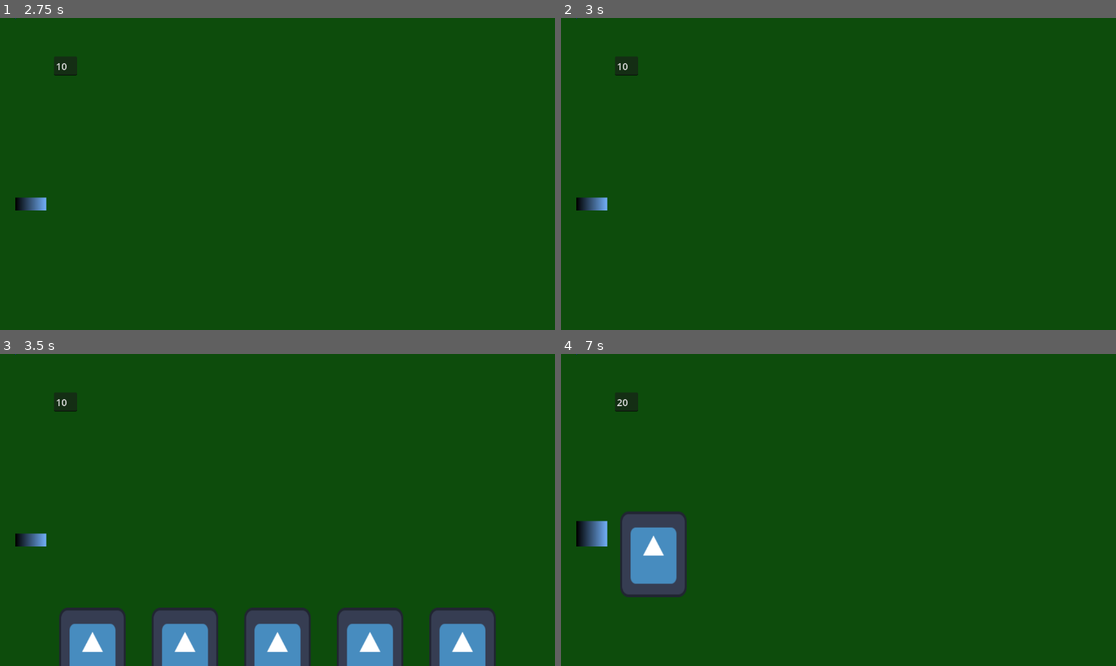
Above: before the commit, frames 1-4 (two rows, left to right).
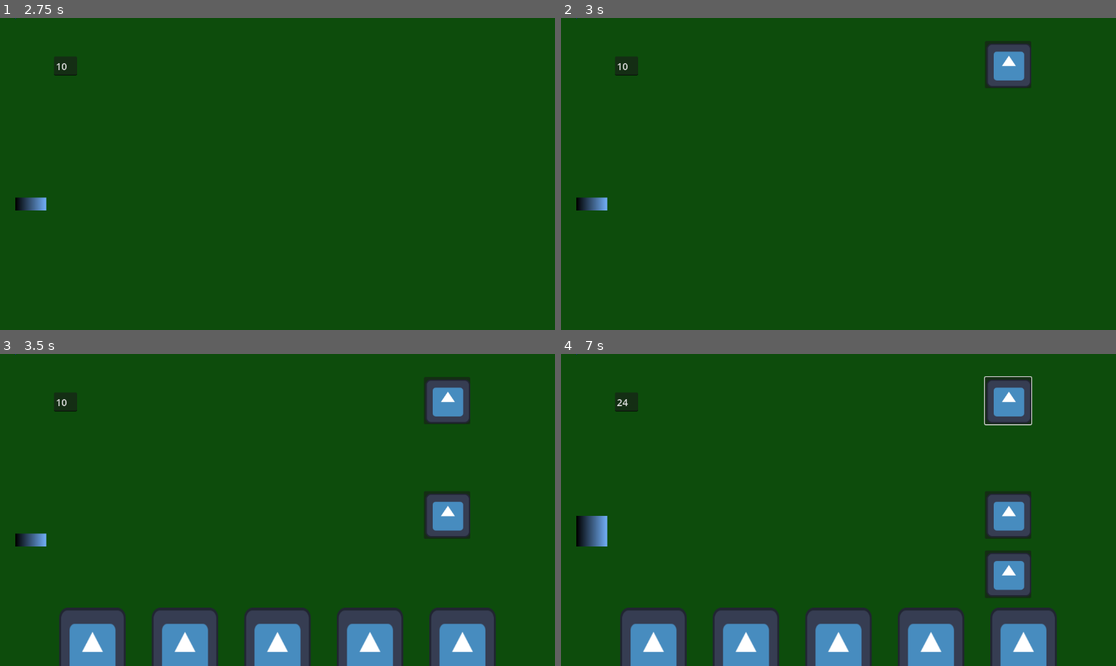
Above: after the commit, the same moments.

Repository: Beltenebr0s/LevelUpGameJam2024
Game: Godot game, scene res://escenas/menu_principal.tscn
The game is run twice, just before and just after one commit, with the same random seed, the same clock (stepped at 60 frames per second) and the same inputs. The engine's default icon, where the game draws it, is replaced by a stand-in: a white triangle on a blue panel in a dark square.
Inputs (mouse positions are in pixels of both pictures, inside the frame that each line leads up to):
- Up to frame 1 (2.75 s): click "Título del juego" at 0.5 s; click "JUGAR" at 1.25 s; click "start game" at 2 s
- Up to frame 2 (3 s): tap Enter at 2.75 s; move the mouse to (960, 158) at 2.77 s; tap 7 (Desbloquear Caballero, bound only after the commit) at 2.85 s
- Up to frame 3 (3.5 s): tap 9 (Desbloquear Cirujano, bound only after the commit) at 3.05 s
- Up to frame 4 (7 s): click (655, 650) at 3.52 s; click (1010, 400) at 4.27 s; click (1010, 400) at 5.02 s; click (1010, 400) at 5.77 s; tap Space at 6.5 s; move the mouse to (727, 525) at 6.52 s; tap 9 (Desbloquear Cirujano, bound only after the commit) at 6.6 s; tap 0 (Desbloquear Sacerdote, bound only after the commit) at 6.8 s

Frame 1 is identical in both runs. In frame 2, 1.2% of the frame differs, in the area x 76-85%, y 7-23%; in frame 3, 2.5%; in frame 4, 18%, in the area x 2-90%, y 7-100%.

Commit message:
mulligan y pasivas funcionales

Diff:
--- a/escenas/mazo_cartas.tscn
+++ b/escenas/mazo_cartas.tscn
@@ -100,6 +100,7 @@
 [node name="Carta15" parent="." instance=ExtResource("2_y5ux8")]
 titulo = "El cirujano"
 descripcion = "Los pacientes del cirujano están paranoicos, acuden a él por nimiedades. Ha deicidido que les dará motivos para contratar sus servicios."
+tipo = 2
 desbloquea_pasiva = true
 requisitos = 30
 valor = -30
@@ -110,6 +111,7 @@
 descripcion = "La casa del vigil ha ardido, calcinando a toda su familia. No sabe quién ha sido, pero piensa vengarse y prender fuego a todo lo que pueda.
 
 "
+tipo = 1
 desbloquea_pasiva = true
 requisitos = 50
 valor = -20
@@ -118,6 +120,7 @@
 [node name="Carta17" parent="." instance=ExtResource("2_y5ux8")]
 titulo = "El sacerdote"
 descripcion = "Puede que aún no tengas poder para invocar a tu dios, pero algún demonio menor puede atraer al sacerdote a tu causa."
+tipo = 3
 desbloquea_pasiva = true
 requisitos = 20
 valor = -10
--- a/escenas/pasivas_ui.tscn
+++ b/escenas/pasivas_ui.tscn
@@ -59,6 +59,8 @@
 [node name="TextEdit" parent="Sacerdote/descripcion" index="0"]
 text = "El sacerdote ligó con el demonio que invocaste. Juntos, hacen un ritual que te permite robar otra mano de cartas sin perder el turno (click para activar)."
 
+[connection signal="pressed" from="Sacerdote" to="." method="_on_carta_pasiva_4_pressed"]
+
 [editable path="Caballero"]
 [editable path="Vigil"]
 [editable path="Cirujano"]
--- a/project.godot
+++ b/project.godot
@@ -19,6 +19,29 @@
 
 Global="*res://escenas/global.tscn"
 
+[input]
+
+"Desbloquear Caballero"={
+"deadzone": 0.5,
+"events": [Object(InputEventKey,"resource_local_to_scene":false,"resource_name":"","device":-1,"window_id":0,"alt_pressed":false,"shift_pressed":false,"ctrl_pressed":false,"meta_pressed":false,"pressed":false,"keycode":0,"physical_keycode":55,"key_label":0,"unicode":55,"echo":false,"script":null)
+]
+}
+"Desbloquear Vigil"={
+"deadzone": 0.5,
+"events": [Object(InputEventKey,"resource_local_to_scene":false,"resource_name":"","device":-1,"window_id":0,"alt_pressed":false,"shift_pressed":false,"ctrl_pressed":false,"meta_pressed":false,"pressed":false,"keycode":0,"physical_keycode":56,"key_label":0,"unicode":56,"echo":false,"script":null)
+]
+}
+"Desbloquear Cirujano"={
+"deadzone": 0.5,
+"events": [Object(InputEventKey,"resource_local_to_scene":false,"resource_name":"","device":-1,"window_id":0,"alt_pressed":false,"shift_pressed":false,"ctrl_pressed":false,"meta_pressed":false,"pressed":false,"keycode":0,"physical_keycode":57,"key_label":0,"unicode":57,"echo":false,"script":null)
+]
+}
+"Desbloquear Sacerdote"={
+"deadzone": 0.5,
+"events": [Object(InputEventKey,"resource_local_to_scene":false,"resource_name":"","device":-1,"window_id":0,"alt_pressed":false,"shift_pressed":false,"ctrl_pressed":false,"meta_pressed":false,"pressed":false,"keycode":0,"physical_keycode":48,"key_label":0,"unicode":48,"echo":false,"script":null)
+]
+}
+
 [rendering]
 
 renderer/rendering_method="gl_compatibility"
--- a/scripts/Carta.gd
+++ b/scripts/Carta.gd
@@ -1,7 +1,7 @@
 extends Sprite2D
 class_name Carta
 
-enum TipoCarta { NORMAL, FUEGO, PESTE }
+enum TipoCarta { CABALLERO, VIGIL, CIRUJANO, SACERDOTE }
 
 @export var titulo : String
 @export_multiline var descripcion : String
@@ -19,7 +19,7 @@
 	self.carta_usada = false
 
 func jugar():
-	# self.carta_usada = true # Descomentar esto cuando tengamos cartas de verdad para que no se repitan en el mazo
+	self.carta_usada = true
 	jugar_carta.emit(self)
 
 func es_jugable(nivel_locura : int, b_ia : bool):
--- a/scripts/card_ui.gd
+++ b/scripts/card_ui.gd
@@ -1,6 +1,7 @@
 extends Control
 
 @onready var cartas = []
+@onready var mano_lista = false
 
 func _ready():
 	cartas = get_children()
@@ -12,6 +13,7 @@
 		cartas[i].set_carta(mano[i])
 	await get_tree().create_timer(1.0).timeout
 	mostrar_cartas()
+	mano_lista = true
 
 func mostrar_cartas():
 	for i in cartas:
@@ -20,5 +22,6 @@
 func ocultar_cartas(no_jugadas : bool):
 	# false para ocultar todas las cartas
 	# true para ocultar solo las no jugadas
+	mano_lista = false
 	for i in cartas:
 		i.ocultar_carta(no_jugadas)
--- a/scripts/game_controller.gd
+++ b/scripts/game_controller.gd
@@ -4,14 +4,26 @@
 var ai_selected_card = null
 var n_max_jugadas = 6
 var n_jugada = 0
+var mulligan_usado = false
 @onready var mazo_jugador = $Board/MazoCartas
 @onready var mazo_ia = $Board/MazoCartasIA
 @onready var mano_ui = $cartasUI
 @onready var medidor_locura = $medidor_locura
 @onready var pasivas_ui = $pasivasUI
 func _ready():
+	pasivas_ui.mulligan.connect(mulligan)
 	mazo_jugador.carta_seleccionada.connect(seleccionar_carta)
 	inicar_juego()
+
+func _process(delta):
+	if Input.is_action_just_pressed("Desbloquear Caballero"):
+		pasivas_ui.activar(0)
+	if Input.is_action_just_pressed("Desbloquear Vigil"):
+		pasivas_ui.activar(1)
+	if Input.is_action_just_pressed("Desbloquear Cirujano"):
+		pasivas_ui.activar(2)
+	if Input.is_action_just_pressed("Desbloquear Sacerdote"):
+		pasivas_ui.activar(3)
 
 func inicar_juego():
 	pasivas_ui.desactivar(-1)
@@ -23,6 +35,7 @@
 
 func jugar_turno():
 	print("Nuevo turno: ", n_jugada)
+	mulligan_usado = false
 	crear_manos()
 	print("Mano del jugador:")
 	mazo_jugador.debug_print_valor_medio(mazo_jugador.mano)
@@ -54,7 +67,10 @@
 	# 3. Aplicar efectos normales
 	var valor_carta = selected_card.valor
 	print("		-- Comprobando si está activada la pasiva correspondiente: ", selected_card.tipo)
-	if pasivas_ui.pasiva_activada(selected_card.tipo):
+	if pasivas_ui.pasiva_activada(0):
+		valor_carta += 15
+		print("		-- El Caballero está activado, la carta ahora vale ", valor_carta)
+	if (selected_card.tipo == 1 or selected_card.tipo == 2) and pasivas_ui.pasiva_activada(selected_card.tipo):
 		valor_carta = roundi(2 * valor_carta)
 		print("		-- La pasiva ", selected_card.tipo, " está activada. La carta ahora vale ", valor_carta)
 	print("		-- Aplicando efecto de las cartas:", selected_card.titulo, " y ", ai_selected_card.titulo)
@@ -65,6 +81,14 @@
 		print("		-- activando pasiva tipo:", selected_card.tipo)
 		pasivas_ui.activar(selected_card.tipo)
 
+func mulligan():
+	if mano_ui.mano_lista and !mulligan_usado:
+		mulligan_usado = true
+		mano_ui.ocultar_cartas(-1)
+		crear_manos()
+		mostrar_mano_jugador()
+	pass
+
 func decidir_final():
 	print("Fin del juego")
 	n_jugada = 0
--- a/scripts/pasivasUI.gd
+++ b/scripts/pasivasUI.gd
@@ -1,6 +1,8 @@
 extends Control
 
 @onready var cartas_pasivas = []
+
+signal mulligan()
 
 # Called when the node enters the scene tree for the first time.
 func _ready():
@@ -31,3 +33,6 @@
 func pasiva_activada(n : int):
 	# devuelve true si la pasiva está activada
 	return cartas_pasivas[n].visible
+
+func _on_carta_pasiva_4_pressed():
+	mulligan.emit()
